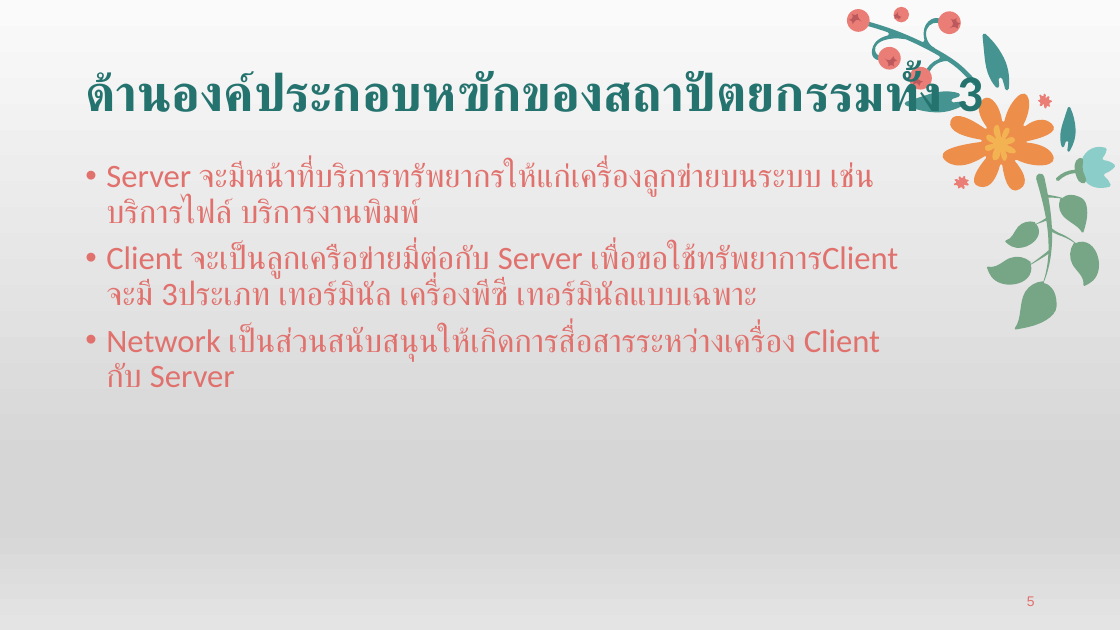
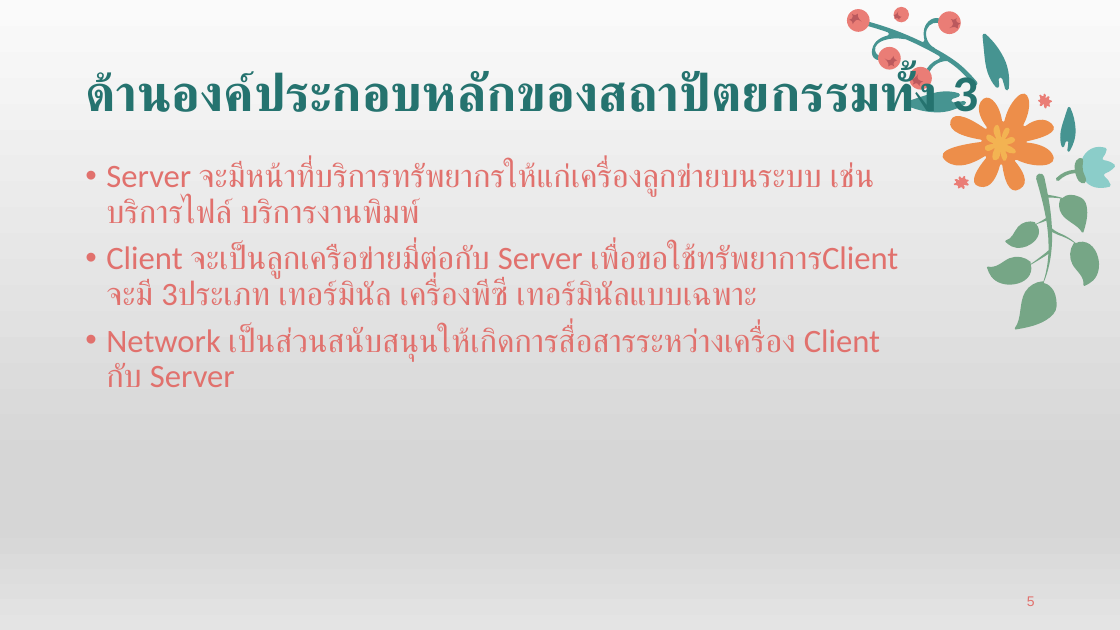
Before and after one commit to fulkkie24/CPSC_312_SAD-, a slide deck: slide 5 of Update160463/Powerpoint/บท 7.pptx. Drawn at 1120x630 pixels with LibreOffice and Linux fonts; fonts in the diff are those of the drawing; background and template pictures are left out. Boxes give left, top, right and bottom in pixels: in the first picture for what was removed or moved away, otherwise in the second. Text is boxed around its words. In the diff, an @@ line names an element or a change of style, - is before the commit and + after.

```diff
--- a/Update160463/Powerpoint/บท 7.pptx
+++ b/Update160463/Powerpoint/บท 7.pptx
@@ title at (85, 68, 978, 123): text changed @@
-ด้านองค์ประกอบหฃักของสถาปัตยกรรมทั้ง 3
+ด้านองค์ประกอบหลักของสถาปัตยกรรมทั้ง 3
```
Also in this commit, not shown: 1 other file.
